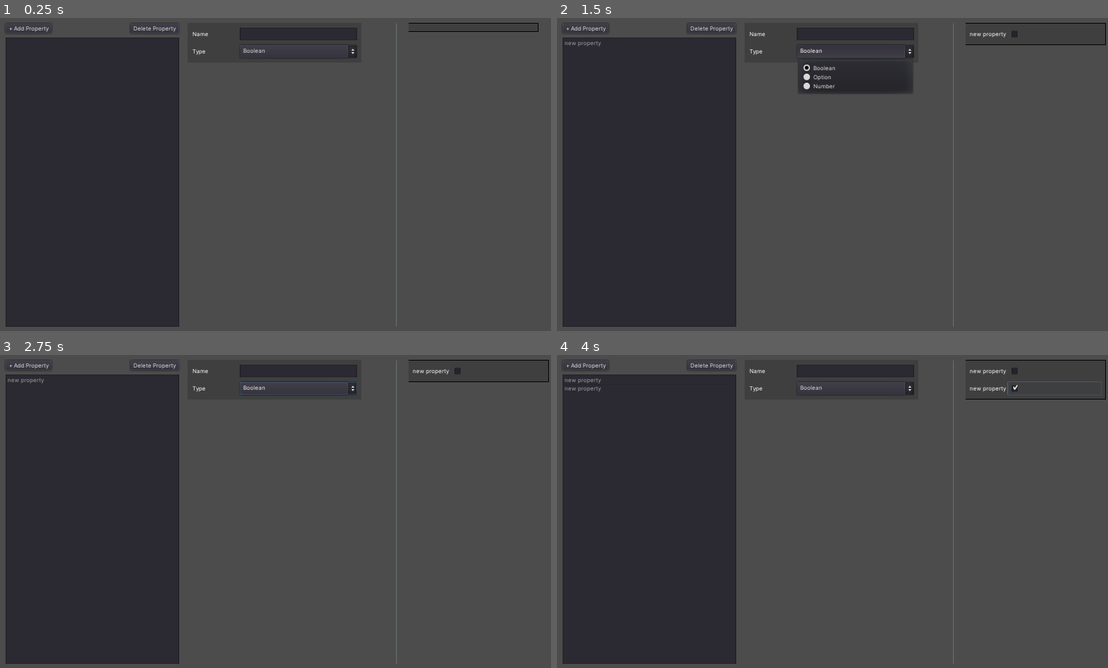
Above: before the commit, frames 1-4 (two rows, left to right).
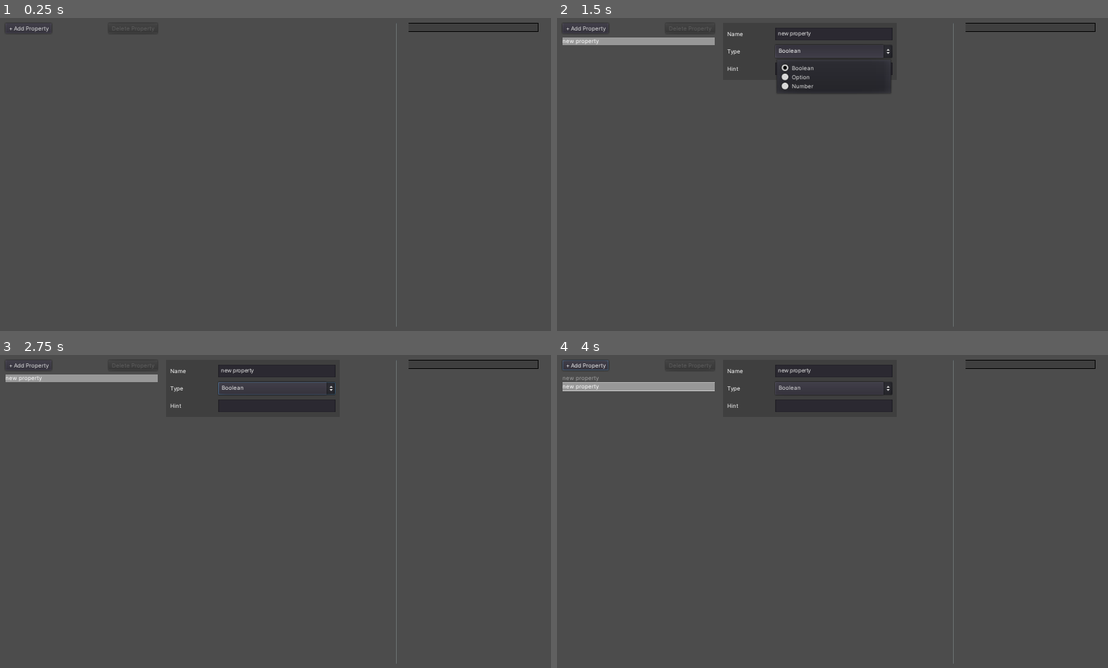
Above: after the commit, the same moments.

Repository: kkga/datatype-ui-designer
Game: Godot game, scene res://Main.tscn
Same seed, same stepped clock (60 frames per second), same inputs: the game is played once before the commit and once after it.
Inputs (mouse positions are in pixels of both pictures, inside the frame that each line leads up to):
- Up to frame 1 (0.25 s): no input
- Up to frame 2 (1.5 s): click "+ Add Property" at 0.5 s; click "Boolean" at 1.25 s
- Up to frame 3 (2.75 s): click (495, 370) at 2.02 s
- Up to frame 4 (4 s): click "+ Add Property" at 2.75 s; click (1052, 389) at 3.52 s

The runs differ from the first frame. In frame 1, 30% of the frame differs, in the area x 1-65%, y 2-99%; in frame 2, 30%; in frame 3, 30%; in frame 4, 31%, in the area x 1-100%, y 1-99%.

Commit message:
don't refresh the whole list on each update, update individual items

Diff:
--- a/Main.gd
+++ b/Main.gd
@@ -1,7 +1,11 @@
 class_name Main
 extends Control
 
-signal property_list_updated()
+signal property_added(property)
+signal property_changed(property)
+signal property_deleted(property)
+
+signal property_list_updated(property_list)
 
 onready var prop_item_list: = $MarginContainer/HBoxContainer/LeftSide/PropListContainer/PropertyItemList
 onready var add_button: = $MarginContainer/HBoxContainer/LeftSide/PropListContainer/HBoxContainer/AddButton
@@ -13,27 +17,73 @@
 
 var property_list: = []
 
-var property_dict: = {
+var property_dict_base: = {
 	name = "",
 	type = 0,
+	hint = ""
 }
 
 
 func _ready() -> void:
+	connect("property_added", self, "_on_property_added")
+	connect("property_deleted", self, "_on_property_deleted")
+	connect("property_changed", self, "_on_property_changed")
 	connect("property_list_updated", self, "_on_property_list_updated")
 
 
 func add_property() -> void:
-	var new_property: = property_dict.duplicate()
+	var new_property: = property_dict_base.duplicate()
 	new_property.name = "new property"
 	new_property.type = DataTypes.BOOLEAN
+	new_property.hint = ""
 
 	property_list.append(new_property)
 
-	emit_signal("property_list_updated")
+	emit_signal("property_added", new_property)
+
+
+func update_property(index:int, config_property: String, value) -> void:
+	var selected_property = property_list[index]
+
+	match config_property:
+		"name":
+			selected_property.name = value
+		"type":
+			selected_property.type = value
+		"hint":
+			selected_property.hint = value
+
+	emit_signal("property_changed", selected_property)
+	emit_signal("property_list_updated", property_list)
+
+
+func handle_selection(index) -> void:
+	if index == -1:
+		prop_config.hide()
+		return
+
+	var selected_property = property_list[index]
+
+	prop_config.show()
+	prop_config.update_fields(selected_property)
 
 
 # SIGNAL CALLBACKS =============================================================
+
+
+func _on_property_added(property) -> void:
+	prop_item_list.add_item(property.name)
+	prop_item_list.select(prop_item_list.get_item_count()-1)
+	handle_selection(prop_item_list.get_item_count()-1)
+
+
+func _on_property_changed(property) -> void:
+	var selected_item: int = prop_item_list.get_selected_items()[0]
+	prop_item_list.set_item_text(selected_item, property.name)
+
+
+func _on_property_list_updated(property_list) -> void:
+	output.create_controls(property_list)
 
 
 func _on_AddButton_pressed() -> void:
@@ -41,30 +91,19 @@
 
 
 func _on_DeleteButton_pressed() -> void:
-	pass # Replace with function body.
-
-
-func _on_property_list_updated() -> void:
-	print(property_list)
-
-	prop_item_list.create_items(property_list)
-	output.create_controls(property_list)
+#	property_list.erase(_selected_property)
+	prop_item_list.unselect_all()
 
 
 func _on_PropertyItemList_nothing_selected() -> void:
-	delete_button.disabled = true
+#	-1 means deselect
+	handle_selection(-1)
 
 
 func _on_PropertyItemList_item_selected(index: int) -> void:
-	delete_button.disabled = false
-	prop_config.update_fields(property_list[index])
+	handle_selection(index)
 
 
-func _on_PropertyConfig_value_changed(property, value) -> void:
-	var selected_property = property_list[prop_item_list.get_selected_items()[0]]
-	match property:
-		"name":
-			selected_property.name = value
-		"type":
-			selected_property.type = value
-	emit_signal("property_list_updated")
+func _on_PropertyConfig_value_changed(config_property, value) -> void:
+	var selected_item: int = prop_item_list.get_selected_items()[0]
+	update_property(selected_item, config_property, value)
--- a/Main.tscn
+++ b/Main.tscn
@@ -51,22 +51,22 @@
 }
 
 [node name="LeftSide" type="HBoxContainer" parent="MarginContainer/HBoxContainer"]
-margin_right = 656.0
+margin_right = 616.0
 margin_bottom = 560.0
 size_flags_horizontal = 2
 custom_constants/separation = 16
 
 [node name="PropListContainer" type="VBoxContainer" parent="MarginContainer/HBoxContainer/LeftSide"]
-margin_right = 320.0
+margin_right = 280.0
 margin_bottom = 560.0
-rect_min_size = Vector2( 320, 0 )
+rect_min_size = Vector2( 280, 0 )
 custom_constants/separation = 8
 __meta__ = {
 "_edit_use_anchors_": false
 }
 
 [node name="HBoxContainer" type="HBoxContainer" parent="MarginContainer/HBoxContainer/LeftSide/PropListContainer"]
-margin_right = 320.0
+margin_right = 280.0
 margin_bottom = 20.0
 custom_constants/separation = 8
 
@@ -79,10 +79,11 @@
 }
 
 [node name="DeleteButton" type="Button" parent="MarginContainer/HBoxContainer/LeftSide/PropListContainer/HBoxContainer"]
-margin_left = 227.0
-margin_right = 320.0
+margin_left = 187.0
+margin_right = 280.0
 margin_bottom = 20.0
 size_flags_horizontal = 10
+disabled = true
 text = "Delete Property"
 __meta__ = {
 "_edit_use_anchors_": false
@@ -90,15 +91,17 @@
 
 [node name="PropertyItemList" type="ItemList" parent="MarginContainer/HBoxContainer/LeftSide/PropListContainer"]
 margin_top = 28.0
-margin_right = 320.0
+margin_right = 280.0
 margin_bottom = 560.0
 size_flags_vertical = 3
+allow_reselect = true
+allow_rmb_select = true
 auto_height = true
 script = ExtResource( 4 )
 
 [node name="PropConfigContainer" type="VBoxContainer" parent="MarginContainer/HBoxContainer/LeftSide"]
-margin_left = 336.0
-margin_right = 656.0
+margin_left = 296.0
+margin_right = 616.0
 margin_bottom = 560.0
 rect_min_size = Vector2( 320, 0 )
 custom_constants/separation = 8
@@ -107,6 +110,8 @@
 }
 
 [node name="PropertyConfig" parent="MarginContainer/HBoxContainer/LeftSide/PropConfigContainer" instance=ExtResource( 3 )]
+visible = false
+margin_bottom = 104.0
 
 [node name="VSeparator" type="VSeparator" parent="MarginContainer/HBoxContainer"]
 margin_left = 720.0
--- a/OutputContainer.gd
+++ b/OutputContainer.gd
@@ -7,7 +7,7 @@
 func create_controls(property_list: Array) -> void:
 	_clear()
 	for prop in property_list:
-		var control: = _create_property_control(prop.name, prop.type)
+		var control: = _create_property_control(prop.name, prop.type, prop.hint)
 		add_child(control)
 
 
@@ -16,7 +16,7 @@
 		child.queue_free()
 
 
-func _create_property_control(property: String, type: int, hints: = {}) -> Control:
+func _create_property_control(property: String, type: int, hint: String) -> Control:
 	var container: = HBoxContainer.new()
 
 	var label: = Label.new()
@@ -30,6 +30,8 @@
 		Main.DataTypes.OPTION:
 			control = OptionButton.new()
 
+	print(hint)
+
 	label.rect_min_size.x = LABEL_WIDTH
 	control.rect_min_size.x = CONTROL_WIDTH
 
--- a/PropertyConfig.gd
+++ b/PropertyConfig.gd
@@ -24,3 +24,7 @@
 
 func _on_TypeField_item_selected(id: int) -> void:
 	emit_signal("value_changed", "type", id)
+
+
+func _on_HintField_text_changed(new_text: String) -> void:
+	emit_signal("value_changed", "hint", new_text)
--- a/PropertyConfig.tscn
+++ b/PropertyConfig.tscn
@@ -19,7 +19,7 @@
 
 [node name="MarginContainer" type="MarginContainer" parent="."]
 margin_right = 320.0
-margin_bottom = 72.0
+margin_bottom = 104.0
 custom_constants/margin_right = 8
 custom_constants/margin_top = 8
 custom_constants/margin_left = 8
@@ -29,7 +29,7 @@
 margin_left = 8.0
 margin_top = 8.0
 margin_right = 312.0
-margin_bottom = 64.0
+margin_bottom = 96.0
 custom_constants/separation = 8
 
 [node name="HBoxContainer" type="HBoxContainer" parent="MarginContainer/VBoxContainer"]
@@ -75,26 +75,24 @@
 selected = 0
 
 [node name="HBoxContainer3" type="HBoxContainer" parent="MarginContainer/VBoxContainer"]
-visible = false
 margin_top = 64.0
 margin_right = 304.0
-margin_bottom = 163.0
+margin_bottom = 88.0
 rect_min_size = Vector2( 0, 24 )
 custom_constants/separation = 8
 
 [node name="Label" type="Label" parent="MarginContainer/VBoxContainer/HBoxContainer3"]
-margin_top = 42.0
+margin_top = 5.0
 margin_right = 80.0
-margin_bottom = 56.0
+margin_bottom = 19.0
 rect_min_size = Vector2( 80, 0 )
-text = "Options"
+text = "Hint"
 
-[node name="LineEdit" type="ItemList" parent="MarginContainer/VBoxContainer/HBoxContainer3"]
+[node name="HintField" type="LineEdit" parent="MarginContainer/VBoxContainer/HBoxContainer3"]
 margin_left = 88.0
 margin_right = 304.0
-margin_bottom = 99.0
+margin_bottom = 24.0
 size_flags_horizontal = 3
-items = [ "Boolean", null, false, "0", null, true, "[Object:null]", null, true, "Null", null, false, "False", null, false ]
-auto_height = true
 [connection signal="text_changed" from="MarginContainer/VBoxContainer/HBoxContainer/NameField" to="." method="_on_NameField_text_changed"]
 [connection signal="item_selected" from="MarginContainer/VBoxContainer/HBoxContainer2/TypeField" to="." method="_on_TypeField_item_selected"]
+[connection signal="text_changed" from="MarginContainer/VBoxContainer/HBoxContainer3/HintField" to="." method="_on_HintField_text_changed"]
--- a/PropertyItemList.gd
+++ b/PropertyItemList.gd
@@ -1,21 +1,13 @@
 extends ItemList
 
-var selected_item:int
 
-func _ready() -> void:
-	connect("item_selected", self, "_on_item_selected")
+#func create_items(property_list: Array) -> void:
+#	clear()
+#	for prop in property_list:
+#		add_item(prop.name)
+##	if selected_item:
+##		select(selected_item)
 
 
-func create_items(property_list: Array) -> void:
-	clear()
-	for prop in property_list:
-		add_item(prop.name)
-	if selected_item:
-		select(selected_item)
-
-
-# SIGNAL CALLBACKS =============================================================
-
-
-func _on_item_selected(index: int) -> void:
-	selected_item = index
+func update_item(index: int, name: String) -> void:
+	set_item_text(index, name)
--- a/default_env.tres
+++ /dev/null
@@ -1,7 +0,0 @@
-[gd_resource type="Environment" load_steps=2 format=2]
-
-[sub_resource type="Sky" id=1]
-
-[resource]
-background_mode = 2
-sky = SubResource( 1 )
--- a/webflow_theme.tres
+++ b/webflow_theme.tres
@@ -1,6 +1,36 @@
-[gd_resource type="Theme" load_steps=2 format=2]
+[gd_resource type="Theme" load_steps=8 format=2]
 
 [ext_resource path="res://resources/label_small.tres" type="DynamicFont" id=1]
 
+[sub_resource type="StyleBoxEmpty" id=3]
+
+[sub_resource type="StyleBoxEmpty" id=4]
+
+[sub_resource type="StyleBoxEmpty" id=5]
+
+[sub_resource type="StyleBoxEmpty" id=6]
+
+[sub_resource type="StyleBoxFlat" id=2]
+border_width_left = 1
+border_width_top = 1
+border_width_right = 1
+border_width_bottom = 1
+
+[sub_resource type="StyleBoxFlat" id=7]
+
 [resource]
 default_font = ExtResource( 1 )
+ItemList/colors/font_color = Color( 0.63, 0.63, 0.63, 1 )
+ItemList/colors/font_color_selected = Color( 1, 1, 1, 1 )
+ItemList/colors/guide_color = Color( 0, 0, 0, 0.1 )
+ItemList/constants/hseparation = 4
+ItemList/constants/icon_margin = 4
+ItemList/constants/line_separation = 2
+ItemList/constants/vseparation = 2
+ItemList/fonts/font = null
+ItemList/styles/bg = SubResource( 3 )
+ItemList/styles/bg_focus = SubResource( 4 )
+ItemList/styles/cursor = SubResource( 5 )
+ItemList/styles/cursor_unfocused = SubResource( 6 )
+ItemList/styles/selected = SubResource( 2 )
+ItemList/styles/selected_focus = SubResource( 7 )
